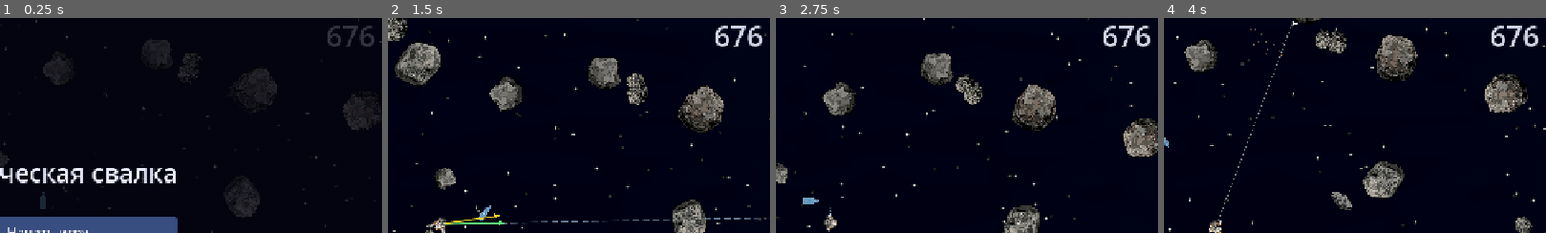
Above: before the commit, frames 1-4 (left to right).
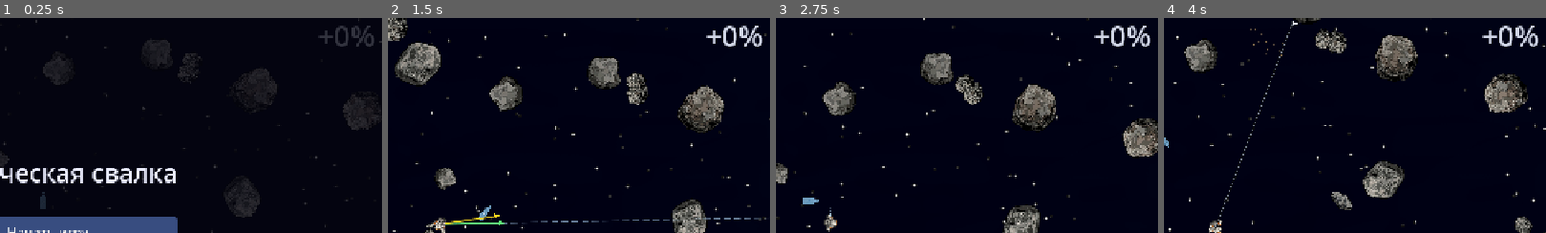
Above: after the commit, the same moments.

Repository: xOnelinx/-space_scrapheap
Game: Godot game, scene res://scenes/main.tscn
The game is run twice, just before and just after one commit, with the same random seed, the same clock (stepped at 60 frames per second) and the same inputs.
Inputs (mouse positions are % of the whole screen's width and height, from its top left):
- Up to frame 1 (0.25 s): no input
- Up to frame 2 (1.5 s): click "Начать игру" at 0.5 s; move the mouse to (72, 45) at 1.27 s; hold D (move_right) from 1.28 s (still down); hold Right mouse button (aim) from 1.28 s (still down); click (72, 45) at 1.42 s
- Up to frame 3 (2.75 s): move the mouse to (30, 55) at 2.02 s; release D (move_right) at 2.03 s; release Right mouse button (aim) at 2.03 s; hold S (move_down) from 2.03 s (still down); tap G (drop_cargo) at 2.1 s
- Up to frame 4 (4 s): move the mouse to (60, 28) at 2.77 s; release S (move_down) at 2.78 s; hold D (move_right) 2.78-3.53 s; hold E (harpoon) 2.78-3.53 s; move the mouse to (45, 70) at 3.52 s; hold W (move_up) from 3.53 s (still down); tap F (hatch) at 3.6 s; click (45, 70) at 3.67 s
The pictures show only the part of the screen within x 44-94%, y 2-52%; the shares and areas given below are measured in that part.

The runs differ from the first frame. In frame 1, 0.6% of the frame differs, in the area x 83-98%, y 3-14%; in frame 2, 0.8%; in frame 3, 0.8%; in frame 4, 0.8%.

Commit message:
Значок груза показывает прибавку массы в процентах
Co-authored-by: Cursor <cursoragent@cursor.com>

Diff:
--- a/godot/scripts/cargo_hud.gd
+++ b/godot/scripts/cargo_hud.gd
@@ -1,6 +1,6 @@
 extends CanvasLayer
 
-## Значок груза справа сверху: масса скитальца вместе с грузом.
+## Значок груза справа сверху: сколько груз прибавил к своей массе скитальца, в процентах.
 
 const ICON := preload("res://assets/cargo.png")
 const COLOR := Color(0.82, 0.84, 0.9)
@@ -43,7 +43,7 @@
 
 
 func _refresh() -> void:
-	var mass := roundi(_host.get_mass())
-	if mass != _shown:
-		_shown = mass
-		_label.text = str(mass)
+	var extra := roundi((_host.get_mass() / Wanderer.MASS - 1.0) * 100.0)
+	if extra != _shown:
+		_shown = extra
+		_label.text = "+%d%%" % extra
Not shown, changed: GAME.md
